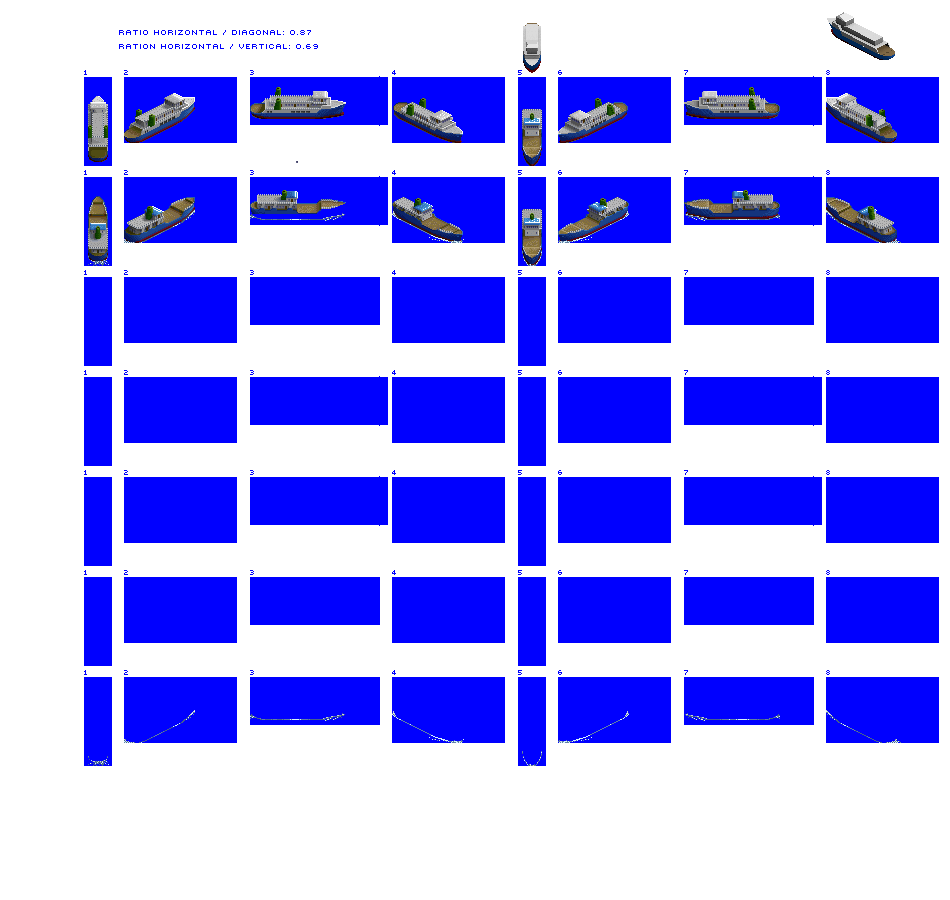
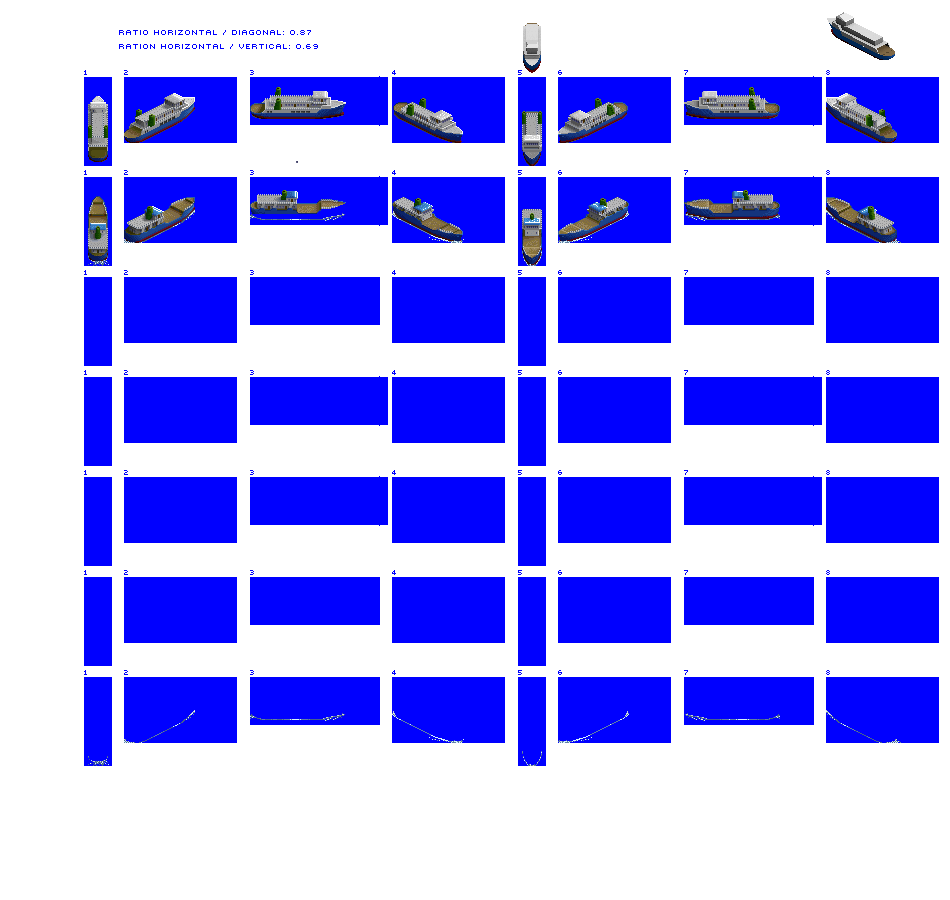
Two versions of the same layered image (w=950, h=900). Layer-by-layer changes:
"Vehicle Ferry unloaded": blend normal → dissolve, painted on it over [522,109,542,159]
